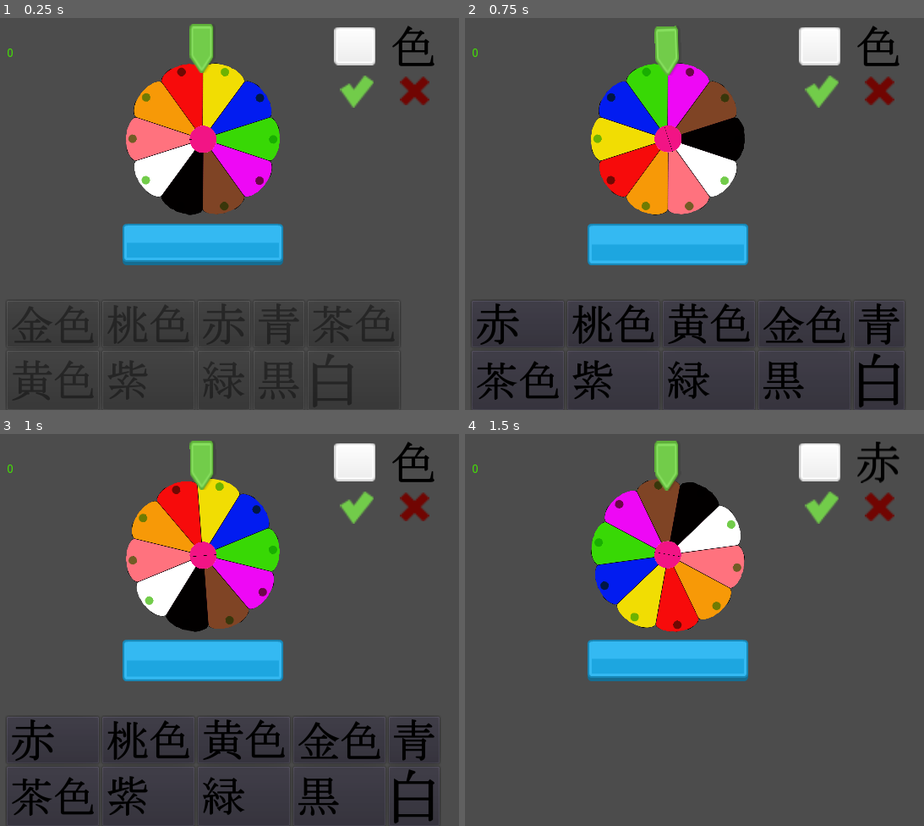
Above: before the commit, frames 1-4 (two rows, left to right).
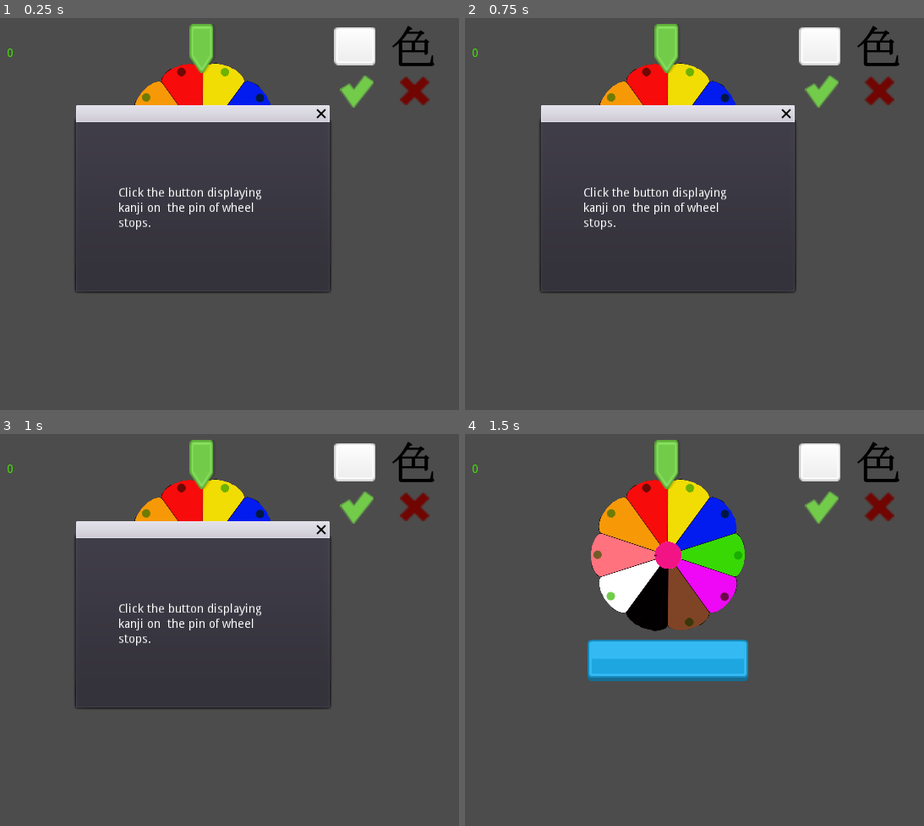
Above: after the commit, the same moments.

Repository: josprachi/Kanji-Colors
Game: Godot game, scene res://Scenes/GameScene.tscn
The game is run twice, just before and just after one commit, with the same random seed, the same clock (stepped at 60 frames per second) and the same inputs.
Inputs (mouse positions are in pixels of both pictures, inside the frame that each line leads up to):
- Up to frame 1 (0.25 s): no input
- Up to frame 2 (0.75 s): click (666, 245) at 0.5 s
- Up to frame 3 (1 s): no input
- Up to frame 4 (1.5 s): click (515, 739) at 1.27 s

The runs differ from the first frame. In frame 1, 22% of the frame differs, in the area x 2-87%, y 22-100%; in frame 2, 26%, in the area x 2-95%, y 1-100%; in frame 3, 24%; in frame 4, 10%.

Commit message:
values checked checkmark displayed

Diff:
--- a/Scenes/GameScene.gd
+++ /dev/null
@@ -1,16 +0,0 @@
-extends Node2D
-
-
-# Declare member variables here. Examples:
-# var a = 2
-# var b = "text"
-
-
-# Called when the node enters the scene tree for the first time.
-func _ready():
-	pass # Replace with function body.
-
-
-# Called every frame. 'delta' is the elapsed time since the previous frame.
-#func _process(delta):
-#	pass
--- a/Scenes/GameScene.tscn
+++ b/Scenes/GameScene.tscn
@@ -8,12 +8,10 @@
 [ext_resource path="res://Assets/Menu/EmptySprite.png" type="Texture" id=6]
 [ext_resource path="res://Assets/Menu/checkmark.png" type="Texture" id=7]
 [ext_resource path="res://Assets/Menu/green_cross.png" type="Texture" id=8]
-[ext_resource path="res://Scenes/GameScene.gd" type="Script" id=9]
 
 [sub_resource type="CircleShape2D" id=1]
 
 [node name="GameScene" type="Node2D"]
-script = ExtResource( 9 )
 
 [node name="Menu" parent="." instance=ExtResource( 3 )]
 
--- a/Scenes/Menu.tscn
+++ b/Scenes/Menu.tscn
@@ -44,6 +44,7 @@
 }
 
 [node name="ButtonArray" type="GridContainer" parent="ButtonRect"]
+visible = false
 anchor_left = 0.5
 anchor_top = 1.0
 anchor_right = 0.5
@@ -56,7 +57,7 @@
 "_edit_use_anchors_": false
 }
 
-[node name="Btn_Kiniro" type="Button" parent="ButtonRect/ButtonArray" groups=[
+[node name="Btn_kiniro" type="Button" parent="ButtonRect/ButtonArray" groups=[
 "ColorButtons",
 ]]
 margin_right = 109.0
@@ -181,4 +182,28 @@
 __meta__ = {
 "_edit_use_anchors_": false
 }
+
+[node name="WindowDialog" type="WindowDialog" parent="."]
+anchor_left = 0.5
+anchor_top = 0.5
+anchor_right = 0.5
+anchor_bottom = 0.5
+margin_left = -150.0
+margin_top = -100.0
+margin_right = 150.0
+margin_bottom = 100.0
+
+[node name="Label" type="Label" parent="WindowDialog"]
+anchor_left = 0.5
+anchor_top = 0.5
+anchor_right = 0.5
+anchor_bottom = 0.5
+margin_left = -100.0
+margin_top = -50.0
+margin_right = 100.0
+margin_bottom = 50.0
+rect_scale = Vector2( 1, 1.04 )
+text = "Click the button displaying kanji on  the pin of wheel stops."
+valign = 1
+autowrap = true
 [connection signal="pressed" from="SpinButton" to="." method="_on_SpinButton_pressed"]
--- a/Scenes/WheelOfFortune.tscn
+++ b/Scenes/WheelOfFortune.tscn
@@ -99,7 +99,7 @@
 [node name="Petal10" parent="." instance=ExtResource( 2 )]
 modulate = Color( 0.972549, 0.603922, 0.0313726, 1 )
 rotation = 5.65487
-PetalColorName = "kin_iro"
+PetalColorName = "kiniro"
 
 [node name="PinJoint2D10" type="PinJoint2D" parent="."]
 node_a = NodePath("..")
--- a/Scripts/Menu.gd
+++ b/Scripts/Menu.gd
@@ -11,6 +11,7 @@
 # Called when the node enters the scene tree for the first time.
 func _ready():
 	coverPos=$CoverSprite.position
+	$WindowDialog.popup()
 	coverFinalPos=Vector2($CoverSprite.position.x,coverPos.y+($CoverSprite.get_rect().size.y*4))#texture.get_size().y)
 	var index=0
 	for button in get_tree().get_nodes_in_group("ColorButtons"):
@@ -46,3 +47,4 @@
 		$ButtonRect/ButtonArray.move_child($ButtonRect/ButtonArray.get_children()[index],posArray[index])
 		index+=1
 	show_Buttons()
+	$SpinButton.disabled = true
--- a/Scripts/SpinWheel.gd
+++ /dev/null
@@ -1,41 +0,0 @@
-extends Node2D
-
-
-# Declare member variables here. Examples:
-# var a = 2
-# var b = "text"
-var rng
-const GAMESTATE=["idle","spinning","spin_stopped","score"]
-var state="idle"
-# Called when the node enters the scene tree for the first time.
-func _ready():
-	rng = RandomNumberGenerator.new()
-	rng.randomize()
-
-
-# Called every frame. 'delta' is the elapsed time since the previous frame.
-func _process(delta):
-	if state =="spinning":
-		self.rotate(delta)
-	#pass
-
-
-
-func _on_Tween_tween_completed(object, key):
-	#print("tween completed")
-	if state =="spinning":
-		$Tween.stop_all()
-		if self.rotation_degrees>360.0:
-			self.rotation_degrees-=360.0
-
-			#print(self.rotation_degrees)
-
-func _on_Timer_timeout():
-	var finalRoation = rng.randf_range(0.0, 360.0)
-	if state =="spinning":
-		if finalRoation<self.rotation_degrees:
-			finalRoation+=self.rotation_degrees
-			$Tween.interpolate_method(self, "set_rotation_degrees", self.rotation_degrees, finalRoation, 4,Tween.TRANS_LINEAR,Tween.EASE_OUT)
-			print("here")
-			print(self.rotation_degrees)
-			#$Tween.start()
--- a/Scripts/WheelOfFortune.gd
+++ b/Scripts/WheelOfFortune.gd
@@ -15,19 +15,27 @@
 func _physics_process(delta):
 	if (canSpin == true ) :
 		self.angular_velocity=rng.randf_range(40.0, 150.0)
+		petalColor = ""
 		canSpin=false
 
-#func _on_Timer_timeout():
-	#if (canSpin == true and self.angular_velocity==0.0) :
-		#self.angular_velocity=rng.randf_range(40.0, 150.0) #pass # Replace with function body.
+
 
 func checkButtonName(button):
 	#match the color of petal with name of button color and display sprite on the button in the corner and display color too
 	get_parent().get_node("Color_NameSprite").texture = button.icon
 	get_parent().get_node("Color_NameSprite").visible=true
+	var result = ((button.name.to_lower()).ends_with(petalColor))
+	showCheck(result)
+	canSpin = true
 	print(button.name)
 
-
+func showCheck(result):
+	if(result == true):
+		get_parent().get_node("CheckMark").visible = true
+		get_parent().get_node("WrongMark").visible = false
+	else:
+		get_parent().get_node("CheckMark").visible = false
+		get_parent().get_node("WrongMark").visible = true
 func _on_WheelPin_body_entered(body):
 	if self.angular_velocity<1 :
 		if(body.get_name().begins_with ("Petal")):
@@ -36,3 +44,8 @@
 
 			get_parent().get_node("Color_Sprite").modulate = body.modulate
 			self.angular_velocity = 0.0
+
+
+func _on_Timer_timeout():
+	if(canSpin):
+		get_parent().get_node("Menu")._on_SpinButton_pressed()
--- a/project.godot
+++ b/project.godot
@@ -17,6 +17,8 @@
 
 config/name="Kanji Colors"
 run/main_scene="res://Scenes/GameScene.tscn"
+boot_splash/image="res://Assets/Art/Colors/circle.png"
+boot_splash/bg_color=Color( 0.984375, 0.953613, 0.953613, 1 )
 config/icon="res://icon.png"
 
 [display]
Not shown, added: Assets/Splash.jpg.import
Not shown: 1 places in Scenes/GameScene.tscn that only renumber resources
Not shown, changed: export_presets.cfg
Not shown, added: Assets/Splash.jpg
Not shown, added: Build/linux/index.pck
Not shown, added: Build/linux/index.x86_64
